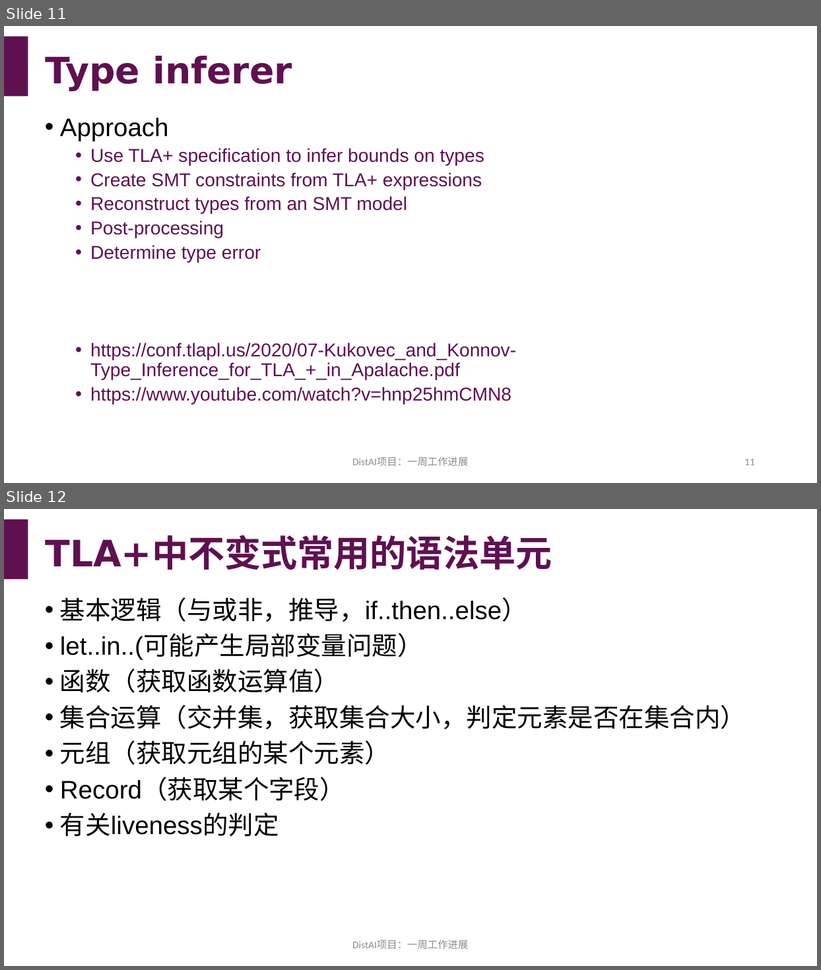
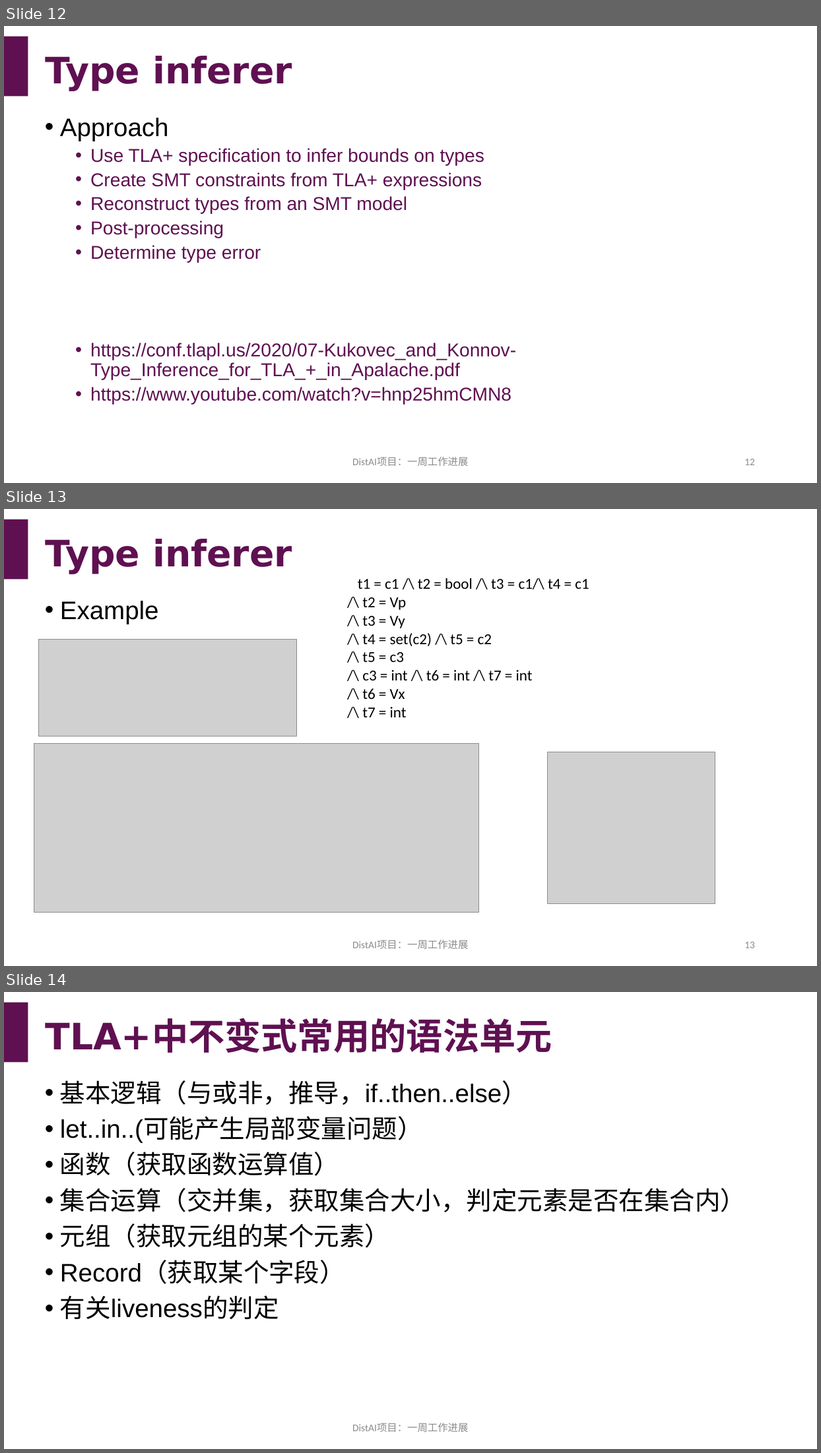
Before and after one commit to hengxin/dist-ai, a slide deck: reports/8-20220520-一周工作进展.pptx. Shown one above the other, each under a label of ours: slides 11 and 12 before the commit, slides 12, 13 and 14 after it. The pictures are 821x970 and 821x1453 pixels, drawn with LibreOffice and Linux fonts; fonts in the diff are those of the drawing; grey boxes stand for pictures. Boxes give left, top, right and bottom in pixels: in the first picture for what was removed or moved away, otherwise in the second. Text is boxed around its words. In the diff, an @@ line names an element or a change of style, - is before the commit and + after.

```diff
--- a/reports/8-20220520-一周工作进展.pptx
+++ b/reports/8-20220520-一周工作进展.pptx
@@ slide 13 added at <box>4,509,817,966</box>, background #FFFFFF; not listed: 1 template element that a slide beside it also shows @@
@@ title added at <box>45,539,292,574</box>, 43 pt, text #5F1051, bold @@
+Type inferer
@@ text added at <box>358,578,589,718</box>, 18 pt, text #000000 @@
+t1 = c1 /\ t2 = bool /\ t3 = c1/\ t4 = c1
+/\ t2 = Vp
+/\ t3 = Vy
+/\ t4 = set(c2) /\ t5 = c2
+/\ t5 = c3
+/\ c3 = int /\ t6 = int /\ t7 = int
+/\ t6 = Vx
+/\ t7 = int
@@ text added at <box>60,601,159,624</box>, 30 pt, text #000000 @@
+• Example
@@ picture added at <box>39,640,298,736</box> @@
@@ picture added at <box>34,744,479,914</box> @@
@@ picture added at <box>548,753,716,904</box> @@
@@ text added at <box>352,940,468,949</box>, 12 pt, text #8C8C8C @@
+DistAI项目：一周工作进展
@@ page number added at <box>745,942,755,949</box>, 12 pt, text #8C8C8C @@
+13
@@ what was slide 11 is now slide 12 @@
@@ page number at <box>745,459,755,466</box>: text changed @@
-11
+12
@@ what was slide 12 is now slide 14 @@
```
Also in this commit, not shown: 1 slide changed, 1 other slide added.
